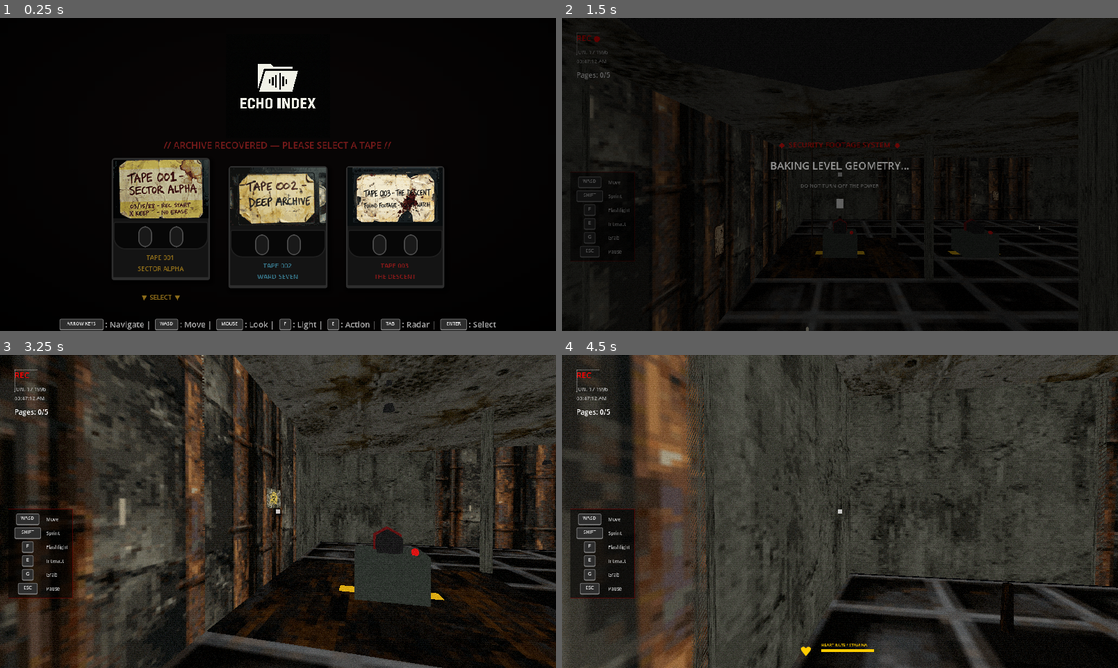
Above: before the commit, frames 1-4 (two rows, left to right).
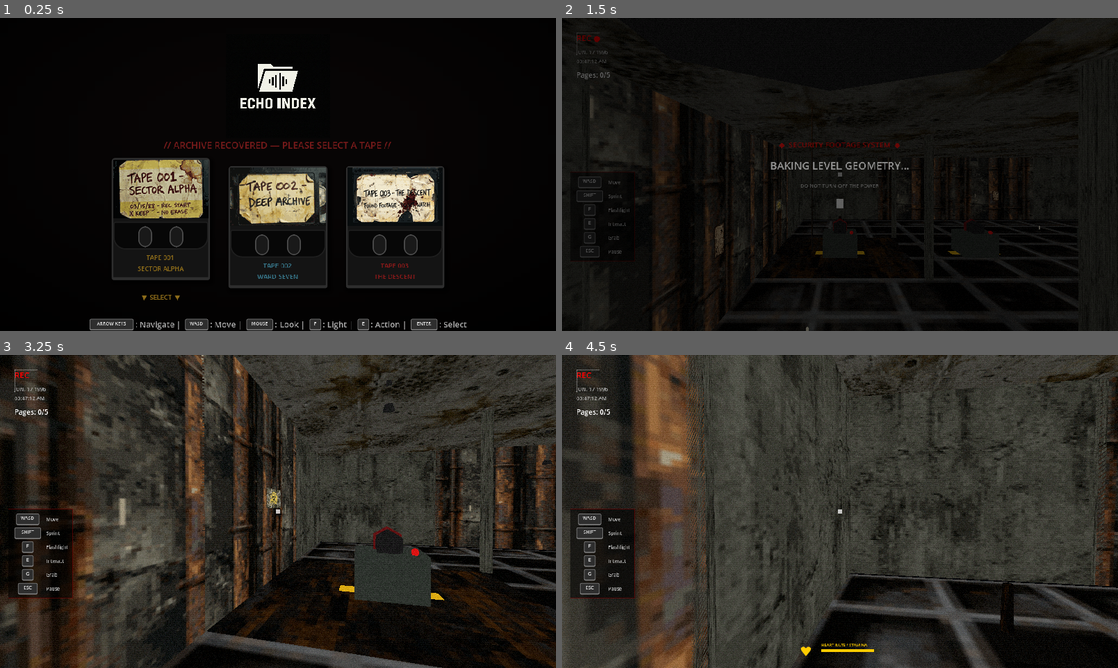
Above: after the commit, the same moments.

Repository: KeithKirenai/horrorgame
Game: Godot game, scene res://main.tscn
The game is run twice, just before and just after one commit, with the same random seed, the same clock (stepped at 60 frames per second) and the same inputs. Sound files missing from this copy of the repository are replaced by a short silence.
Inputs (mouse positions are in pixels of both pictures, inside the frame that each line leads up to):
- Up to frame 1 (0.25 s): no input
- Up to frame 2 (1.5 s): click (723, 218) at 0.52 s; click "[ENTER] PLAY TAPE" at 1.25 s
- Up to frame 3 (3.25 s): tap Enter (ui_accept) at 2 s; move the mouse to (305, 511) at 2.02 s; hold Up (ui_up) from 2.03 s (still down); tap F (flashlight) at 2.1 s; click (305, 511) at 2.17 s; tap Space (jump) at 2.27, 3.02 s; move the mouse to (250, 511) at 2.77 s; click (250, 511) at 2.85 s
- Up to frame 4 (4.5 s): keep holding Up (ui_up); move the mouse to (851, 505) at 3.52 s; hold Shift (sprint) 3.53-4.28 s; click (851, 505) at 3.67 s; move the mouse to (834, 517) at 4.27 s; tap F (flashlight) at 4.35 s; click (834, 517) at 4.42 s

The runs differ from the first frame. In frame 1, 2.1% of the frame differs, in the area x 10-90%, y 96-100%; in frame 2, nothing differs; in frame 3, less than 0.1%; in frame 4, less than 0.1%.

Commit message:
cleanup: fix generator light scan, remove dead code/signals/assets

Diff:
--- a/scripts/game_state_manager.gd
+++ b/scripts/game_state_manager.gd
@@ -1,7 +1,5 @@
 extends Node
 
-signal pages_collected_changed(count: int)
-signal generators_activated_changed(count: int)
 signal generator_activated()
 signal generator_deactivated()
 signal game_over_requested()
@@ -22,20 +20,17 @@
 func collect_page() -> void:
 	pages_collected += 1
 	EventBus.log_debug("Page collected! Total: %d/%d" % [pages_collected, TOTAL_PAGES])
-	pages_collected_changed.emit(pages_collected)
 	_check_exit_condition()
 
 func activate_generator() -> void:
 	generators_activated += 1
 	EventBus.log_debug("Generator activated! Total: %d/%d" % [generators_activated, TOTAL_GENERATORS])
-	generators_activated_changed.emit(generators_activated)
 	generator_activated.emit()
 	_check_exit_condition()
 
 func deactivate_generator() -> void:
 	generators_activated = max(generators_activated - 1, 0)
 	EventBus.log_debug("Generator deactivated! Total: %d/%d" % [generators_activated, TOTAL_GENERATORS])
-	generators_activated_changed.emit(generators_activated)
 	generator_deactivated.emit()
 
 func _check_exit_condition() -> void:
--- a/scripts/generator.gd
+++ b/scripts/generator.gd
@@ -197,7 +197,7 @@
 func _find_nearby_lights():
 	var parent = get_parent()
 	if not parent: return
-	var nav = parent.get_node_or_null("NavRegion")
+	var nav = parent.get_node_or_null("NavigationRegion3D")
 	if not nav: return
 	for child in nav.get_children():
 		_collect_lights_recursive(child, global_position)
--- a/scripts/main.gd
+++ b/scripts/main.gd
@@ -22,7 +22,6 @@
 	_ui = UIManager.new()
 	_ui.name = "UIManager"
 	add_child(_ui)
-	_ui.vhs_material_ref = vhs_material
 	GameStateManager.ui_manager = _ui
 	_ui.log_debug("Game Starting...")
 
@@ -261,7 +260,6 @@
 	env.fog_enabled = true
 	env.fog_light_color = Color(0.02, 0.02, 0.03)
 	env.fog_density = 0.012
-	env.fog_height_density = 1.0
 	env.fog_height = 0.0
 	env.fog_aerial_perspective = 0.0
 
--- a/scripts/ui_manager.gd
+++ b/scripts/ui_manager.gd
@@ -21,9 +21,6 @@
 # Objective UI
 var objective_label: Label
 
-# Post Process Ref
-var vhs_material_ref: ShaderMaterial # Bad Stream Shader
-
 # Debug UI
 var debug_control: Control
 var debug_labels = {}
@@ -31,7 +28,6 @@
 
 # Custom HUD elements
 var stamina_heart: Label
-var start_desc_label: Label
 var pause_resume_btn: Button
 var options_first_btn: Button
 var btn_opt_texture_style: Button
@@ -1157,8 +1153,6 @@
 					_on_back_pressed()
 				else:
 					toggle_pause()
-		# Map system input logic removed
-
 
 
 func setup_pause_menu():
@@ -1723,8 +1717,6 @@
 
 	if desc_label:
 		desc_label.text = clean_desc
-	if start_desc_label:
-		start_desc_label.text = clean_desc
 
 	if impact_label:
 		if cost_val != "":
@@ -2044,11 +2036,11 @@
 	var gp_connected = Input.get_connected_joypads().size() > 0
 	if gp_connected and is_gamepad_active:
 		if is_playstation_controller():
-			return "[L-STICK]/[D-PAD]: Navigate | [L-STICK]: Move | [R-STICK]: Look | [TRIANGLE]: Light | [CROSS]: Action/Select | [SHARE]: Radar"
+			return "[L-STICK]/[D-PAD]: Navigate | [L-STICK]: Move | [R-STICK]: Look | [TRIANGLE]: Light | [CROSS]: Action/Select"
 		else:
-			return "[L-STICK]/[D-PAD]: Navigate | [L-STICK]: Move | [R-STICK]: Look | [Y]: Light | [A]: Action/Select | [BACK]: Radar"
+			return "[L-STICK]/[D-PAD]: Navigate | [L-STICK]: Move | [R-STICK]: Look | [Y]: Light | [A]: Action/Select"
 	else:
-		return "[ARROW KEYS]: Navigate | [WASD]: Move | [MOUSE]: Look | [F]: Light | [E]: Action | [TAB]: Radar | [ENTER]: Select"
+		return "[ARROW KEYS]: Navigate | [WASD]: Move | [MOUSE]: Look | [F]: Light | [E]: Action | [ENTER]: Select"
 
 func _update_menu_prompts():
 	var gp_connected = Input.get_connected_joypads().size() > 0
--- a/scripts/utils/theme_manager.gd
+++ b/scripts/utils/theme_manager.gd
@@ -18,8 +18,6 @@
 	t.floor       = tp.call("floor_grate")
 	t.ceiling     = tp.call("ceiling_panel")
 	t.prop        = tp.call("crate_wood")
-	t.normal_wall = tp.call("wall_concrete_dark_normal")
-	t.height_wall = tp.call("wall_concrete_dark_height")
 	for key in t.keys():
 		if t[key] != "" and not FileAccess.file_exists(t[key]):
 			t[key] = "res://assets/textures/wall_concrete.png"
Not shown, removed: sfx/ambience_industrial.mp3.import
Not shown, removed: sfx/placeholder_scare.mp3.import
Not shown, removed: sfx/ambience_industrial.mp3
Not shown, removed: sfx/placeholder_scare.mp3
